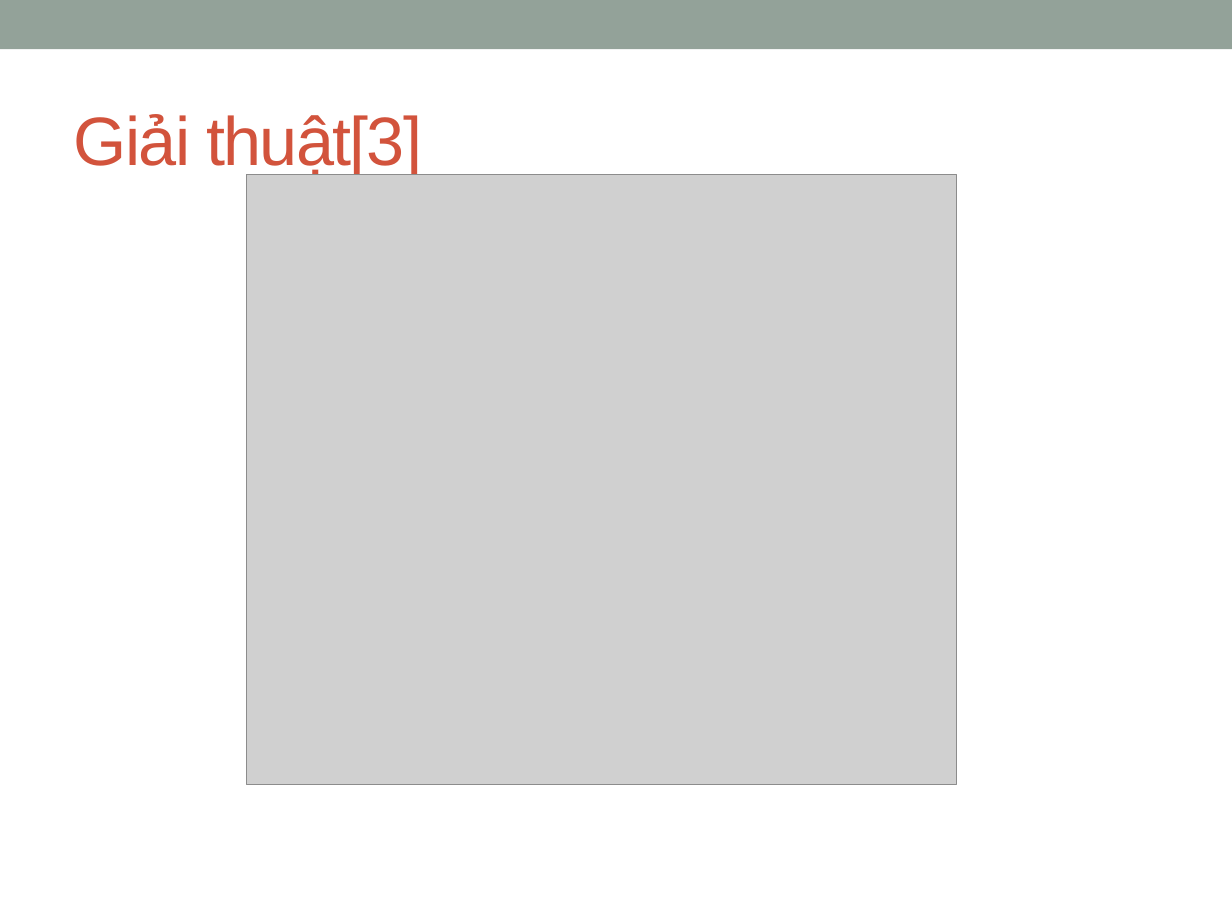
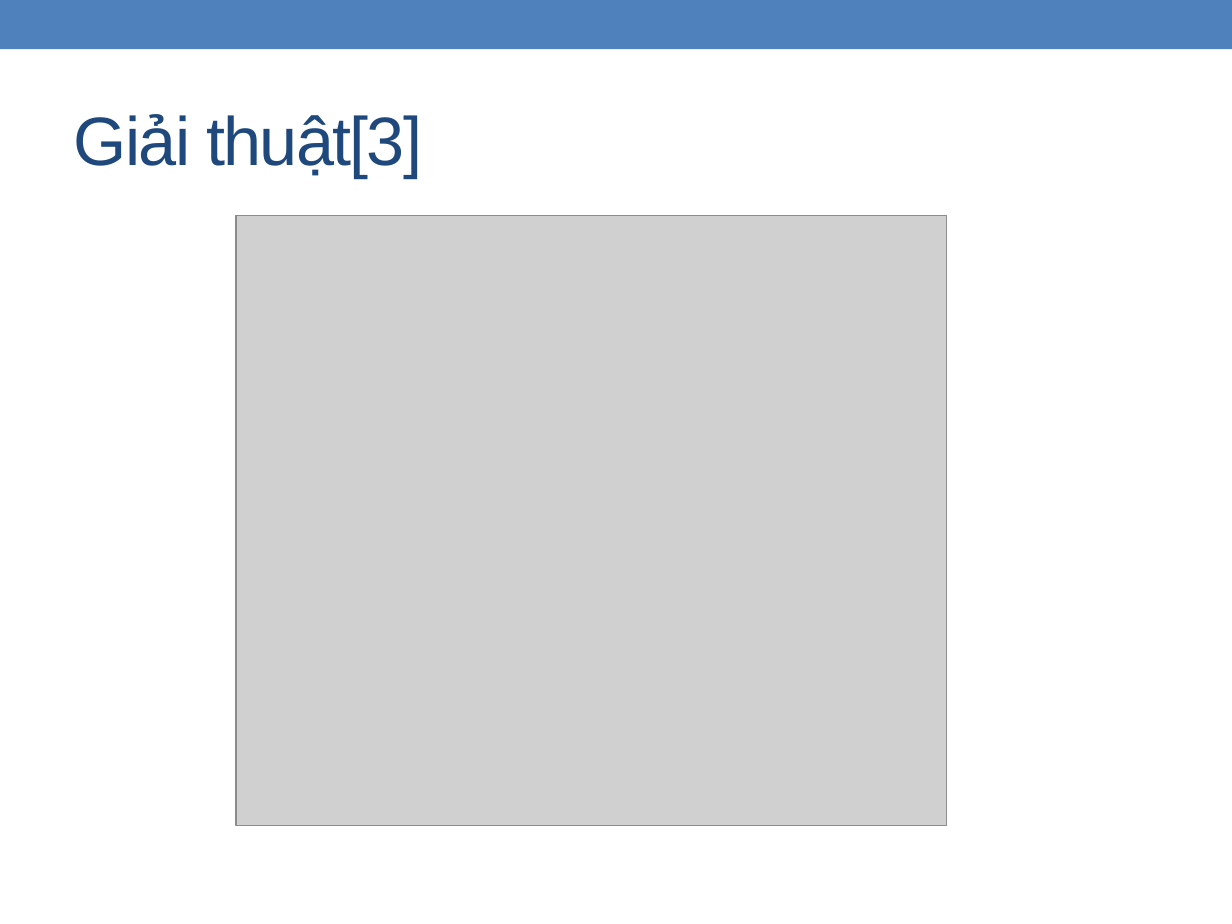
Before and after one commit to zedster27/secviz, a slide deck: slide 18 of branches/C.Thang/Baocao15.1.pptx (slide 15 before the commit). Drawn at 1232x924 pixels with LibreOffice and Linux fonts; fonts in the diff are those of the drawing; grey boxes stand for pictures. Boxes give left, top, right and bottom in pixels: in the first picture for what was removed or moved away, otherwise in the second. Text is boxed around its words. In the diff, an @@ line names an element or a change of style, - is before the commit and + after.

```diff
--- a/branches/C.Thang/Baocao15.1.pptx
+++ b/branches/C.Thang/Baocao15.1.pptx
@@ rectangle at (x1=0, y1=0, x2=1232, y2=49): fill #93A299 to #4F81BD @@
@@ title "Giải thuật[3]" at (x1=74, y1=114, x2=422, y2=178): text colour #D2533C to #1F497D @@
@@ picture moved from (x1=246, y1=175, x2=957, y2=785) to (x1=237, y1=216, x2=947, y2=825) @@
```
Also in this commit, not shown: 23 other slides changed, 8 slides added, 5 slides removed.
